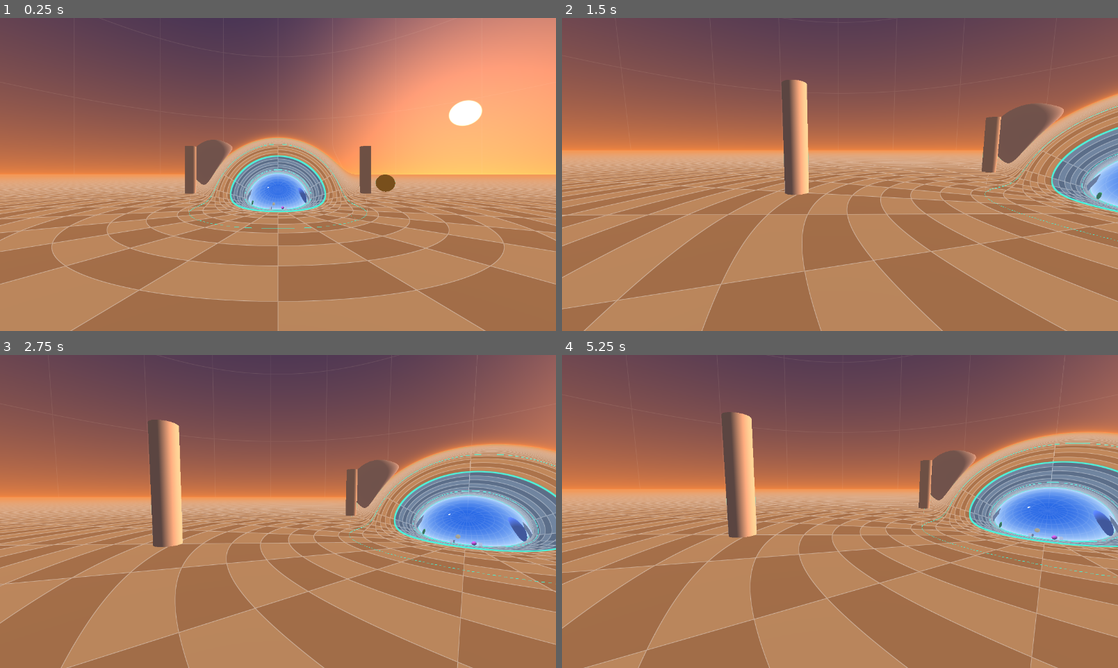
Above: before the commit, frames 1-4 (two rows, left to right).
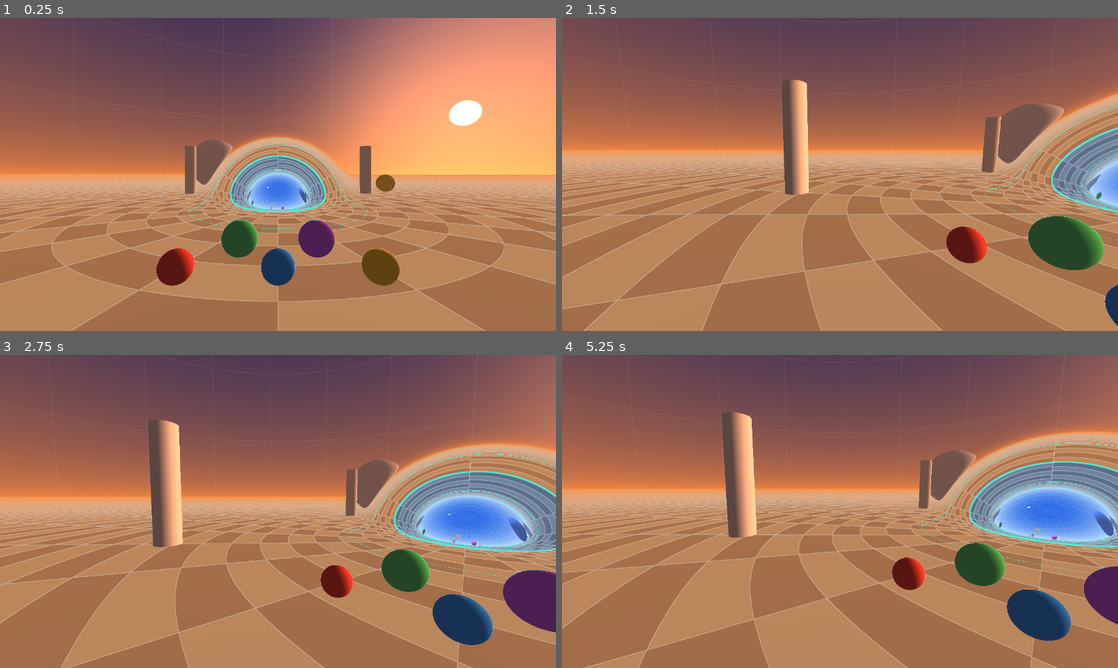
Above: after the commit, the same moments.

Repository: pomid0rko0/steam-frame-wromhole
Game: Godot game, scene res://main.tscn
The game is run twice, just before and just after one commit, with the same random seed, the same clock (stepped at 60 frames per second) and the same inputs.
Inputs (mouse positions are in pixels of both pictures, inside the frame that each line leads up to):
- Up to frame 1 (0.25 s): no input
- Up to frame 2 (1.5 s): tap Enter at 0.5 s; move the mouse to (962, 158) at 0.52 s; click (962, 158) at 0.67 s; tap Space at 1.25 s; move the mouse to (812, 174) at 1.27 s
- Up to frame 3 (2.75 s): tap Enter at 2 s; move the mouse to (289, 505) at 2.02 s
- Up to frame 4 (5.25 s): tap Space at 2.75, 4.25 s; move the mouse to (834, 517) at 2.77 s; tap Enter at 3.5 s; move the mouse to (878, 514) at 3.52 s; move the mouse to (795, 508) at 4.27 s; move the mouse to (845, 511) at 5.02 s

The runs differ from the first frame. In frame 1, 3.1% of the frame differs, in the area x 28-72%, y 64-86%; in frame 2, 2.7%; in frame 3, 4.2%, in the area x 57-100%, y 62-93%; in frame 4, 3.8%.

Commit message:
Balls with physics in the curved space
Moved onto main: it never needed the refresh-rate panel under it.

godot/ball_world.gd (BallWorld): a ball is a point (l, n) with a velocity and
a radius, drawn by the shader as the points within that chord distance in
R^4, the same definition of an object as the 4D SDF.

- free motion along geodesics plus an explicit field -g grad H, H = r(l) n_z:
  ordinary gravity in both flat universes, its smooth continuation in the
  throat (WormholeSpace.dynamics_step, height, height_grad, project)
- floor bounce, rolling resistance, ball-ball collisions with normals moved
  into each ball's tangent space, hits on the flat worlds' pillars, spheres
  and boxes
- main spawns five balls on the floor in front of the wormhole; the stereo
  check and the ball tests switch the simulation off (physics = false)
- tests/physics_test.gd: rest stays rest, energy conserved through the
  throat, a rolled ball crosses into universe B and stays on the floor,
  momentum and restitution in a collision

Not checked in the headset.

Co-Authored-By: Claude Opus 5.5 <noreply@anthropic.com>
Claude-Session: https://claude.ai/code/session_01Svo81SYDtvkpLFUuTzuvuc
Claude-Session: https://claude.ai/code/session_01Wt86m4dW67tq47J29zezFu

Diff:
--- /dev/null
+++ b/godot/ball_world.gd
@@ -0,0 +1,191 @@
+class_name BallWorld
+extends RefCounted
+## Balls moving through the wormhole space.
+##
+## A ball is a point (l, n) with velocity U = (U_l, u) and a radius. Free motion follows
+## geodesics (zero redshift: no gravity from the metric itself) plus an explicit field
+## pulling toward the floor, -g grad H with H = r(l) n_z, which is ordinary uniform gravity
+## in both flat universes. Collisions use chord distances in R^4, the same definition of a
+## ball the shader renders: the points within `radius` of the centre, measured in R^4.
+
+const GRAVITY := 9.81
+const DT := 1.0 / 180.0
+const RESTITUTION_FLOOR := 0.55
+const RESTITUTION_BALL := 0.85
+const ROLLING_RESISTANCE := 0.02     # rolling friction coefficient: deceleration 0.02 g on the floor
+const MAX_BALLS := 8
+const WORLD_RADIUS := 40.0           # chart radius of an invisible wall that keeps balls nearby
+
+var space: WormholeSpace
+var scene: Dictionary
+var balls: Array = []                # Dictionary: l, n, U, radius, color, held (StringName or &"")
+var _acc := 0.0
+
+
+func _init(p_space: WormholeSpace, p_scene: Dictionary) -> void:
+	space = p_space
+	scene = p_scene
+
+
+func add(l: float, n: Vector3, U: Vector4, radius: float, color: Color) -> Dictionary:
+	if balls.size() >= MAX_BALLS:
+		balls.pop_front()
+	var b := {"l": l, "n": n, "U": U, "radius": radius, "color": color, "held": &""}
+	balls.append(b)
+	return b
+
+
+## Advance by delta seconds with fixed substeps. hands: Array of {l, n, U, radius} (kinematic).
+func step(delta: float, hands: Array) -> void:
+	_acc = minf(_acc + delta, 0.1)
+	while _acc >= DT:
+		_acc -= DT
+		for b in balls:
+			if b["held"] != &"":
+				continue
+			var s := space.dynamics_step(b["l"], b["n"], b["U"], DT, GRAVITY)
+			b["l"] = s[0]
+			b["n"] = s[1]
+			b["U"] = s[2]
+			_floor(b)
+			_statics(b)
+		for i in balls.size():
+			for j in range(i + 1, balls.size()):
+				_pair(balls[i], balls[j], RESTITUTION_BALL)
+		for hand in hands:
+			for b in balls:
+				if b["held"] == &"":
+					_push(b, hand)
+
+
+## Signed chord distance between the surfaces of two balls (negative: overlap).
+func gap(a: Dictionary, b: Dictionary) -> float:
+	return (space.embed(a["l"], a["n"]) - space.embed(b["l"], b["n"])).length() - a["radius"] - b["radius"]
+
+
+func _floor(b: Dictionary) -> void:
+	var H := space.height(b["l"], b["n"])
+	var rad: float = b["radius"]
+	if H >= rad:
+		return
+	var g := space.height_grad(b["l"], b["n"])
+	var gl := g.length()
+	var N := g / gl
+	var U: Vector4 = b["U"]
+	var vn := U.dot(N)
+	if vn < 0.0:
+		U -= (1.0 + RESTITUTION_FLOOR) * vn * N
+		if absf(vn) < 0.6:
+			U -= U.dot(N) * N               # settle instead of micro-bouncing
+	var Ut := U - U.dot(N) * N
+	var speed := Ut.length()
+	if speed > 0.0:
+		U -= Ut * (minf(ROLLING_RESISTANCE * GRAVITY * DT, speed) / speed)
+	b["U"] = U
+	_move(b, N, (rad - H) / gl)
+
+
+func _statics(b: Dictionary) -> void:
+	var l: float = b["l"]
+	if absf(l) < space.L:
+		return                               # static objects live in the flat universes only
+	var side := signf(l)
+	var x := space.chart_position(l, b["n"])
+	var rad: float = b["radius"]
+	var normal := Vector3.ZERO
+	var depth := 0.0
+	var spheres: Array = scene["spheres_A"] if side > 0.0 else scene["spheres_B"]
+	for s in spheres:
+		var d := x - Vector3(s[0], s[1], s[2])
+		var pen: float = s[3] + rad - d.length()
+		if pen > depth:
+			depth = pen
+			normal = d.normalized()
+	if side > 0.0:
+		for p in scene["pillars_A"]:
+			# closest point of a solid vertical cylinder (radius p[2], height p[3])
+			var cxy := Vector2(x.x - p[0], x.y - p[1]).limit_length(p[2]) + Vector2(p[0], p[1])
+			var q := Vector3(cxy.x, cxy.y, clampf(x.z, 0.0, p[3]))
+			var d := x - q
+			var pen: float = rad - d.length()
+			if pen > depth and d.length() > 1e-6:
+				depth = pen
+				normal = d.normalized()
+	else:
+		for bx in scene["boxes_B"]:
+			var c := Vector3(bx[0], bx[1], bx[2])
+			var hs := Vector3(bx[3], bx[3], bx[3])
+			var q := x.clamp(c - hs, c + hs)
+			var d := x - q
+			var pen: float = rad - d.length()
+			if pen > depth and d.length() > 1e-6:
+				depth = pen
+				normal = d.normalized()
+	var cr := x.length()
+	if cr > WORLD_RADIUS - rad:
+		var pen := cr - (WORLD_RADIUS - rad)
+		if pen > depth:
+			depth = pen
+			normal = -x / cr
+	if depth <= 0.0:
+		return
+	var N := WormholeSpace.vector_from_chart(side, b["n"], normal)
+	var U: Vector4 = b["U"]
+	var vn := U.dot(N)
+	if vn < 0.0:
+		U -= (1.0 + RESTITUTION_BALL) * vn * N
+	b["U"] = U
+	_move(b, N, depth)
+
+
+func _pair(a: Dictionary, b: Dictionary, e: float) -> void:
+	var Ea := space.embed(a["l"], a["n"])
+	var Eb := space.embed(b["l"], b["n"])
+	var D := Eb - Ea
+	var dist := D.length()
+	var pen: float = a["radius"] + b["radius"] - dist
+	if pen <= 0.0 or dist < 1e-6:
+		return
+	var Na := space.project(a["l"], a["n"], D).normalized()      # at a, toward b
+	var Nb := space.project(b["l"], b["n"], -D).normalized()     # at b, toward a
+	var ma: float = pow(a["radius"], 3.0) if a["held"] == &"" else 1e9
+	var mb: float = pow(b["radius"], 3.0) if b["held"] == &"" else 1e9
+	var Ua: Vector4 = a["U"]
+	var Ub: Vector4 = b["U"]
+	var approach := Ua.dot(Na) + Ub.dot(Nb)
+	if approach > 0.0:
+		var j := (1.0 + e) * approach / (1.0 / ma + 1.0 / mb)
+		a["U"] = Ua - (j / ma) * Na
+		b["U"] = Ub - (j / mb) * Nb
+	var wa := mb / (ma + mb)
+	if a["held"] == &"":
+		_move(a, -Na, pen * wa)
+	if b["held"] == &"":
+		_move(b, -Nb, pen * (1.0 - wa))
+
+
+## A hand (kinematic sphere) pushing a free ball.
+func _push(b: Dictionary, hand: Dictionary) -> void:
+	var Eb := space.embed(b["l"], b["n"])
+	var Eh := space.embed(hand["l"], hand["n"])
+	var D := Eb - Eh
+	var dist := D.length()
+	var pen: float = b["radius"] + hand["radius"] - dist
+	if pen <= 0.0 or dist < 1e-6:
+		return
+	var Nb := space.project(b["l"], b["n"], D).normalized()      # at the ball, away from the hand
+	var Nh := space.project(hand["l"], hand["n"], D).normalized()
+	var Ub: Vector4 = b["U"]
+	var rel: float = hand["U"].dot(Nh) - Ub.dot(Nb)
+	if rel > 0.0:
+		b["U"] = Ub + (1.0 + RESTITUTION_BALL) * rel * Nb
+	_move(b, Nb, pen)
+
+
+func _move(b: Dictionary, dir: Vector4, dist: float) -> void:
+	if dist <= 0.0:
+		return
+	var res := space.geodesic(b["l"], b["n"], dir.normalized(), dist, [b["U"]])
+	b["l"] = res[0]
+	b["n"] = res[1]
+	b["U"] = res[2][0]
--- a/godot/main.gd
+++ b/godot/main.gd
@@ -1,7 +1,8 @@
 extends Node3D
-## Real-time wormhole for VR: walking in the room is the only way to move. Every pixel is ray
-## traced along a geodesic of the wormhole space in the shader; this script tracks where the
-## viewer is in that curved space.
+## Real-time wormhole for VR: walking in the room is the only way to move; balls roll and
+## bounce through the wormhole (ball_world.gd). Every pixel is ray traced along a geodesic of
+## the wormhole space in the shader; this script tracks where the viewer and the balls are in
+## that curved space.
 ##
 ## Body model: the feet stay on the floor (the totally geodesic equatorial surface
 ## n.z = 0). Physical movement in the play space moves the feet along floor geodesics,
@@ -23,6 +24,8 @@
 
 var space := WormholeSpace.new(THROAT_RADIUS, HALF_LENGTH, FILLET)
 var scene: Dictionary = JSON.parse_string(FileAccess.get_file_as_string("res://scene.json"))
+var world := BallWorld.new(space, scene)
+var physics := true             # simulate and draw the balls; the stereo check and tests draw their own
 var xr: XRInterface
 var xr_name := "OpenXR"        # tests use "Native mobile": Godot's own stereo renderer, same multiview path
 var in_xr := false
@@ -91,6 +94,8 @@
 	_build_overlay()
 	if show_check:
 		_add_check()
+	if physics:
+		_spawn_initial_balls()
 
 
 ## Put the feet at chart position pos (z = 0) on the given side, looking along forward.
@@ -125,7 +130,7 @@
 		camera.basis = Basis.from_euler(Vector3(desktop_pitch, desktop_yaw, 0.0))
 
 
-func _process(_delta: float) -> void:
+func _process(delta: float) -> void:
 	if await_pose and not camera.transform.is_equal_approx(Transform3D.IDENTITY):
 		# the first tracked pose: face the start direction from where the head actually is
 		await_pose = false
@@ -148,6 +153,39 @@
 	material.set_shader_parameter("head_n", hp[1])
 	material.set_shader_parameter("head_f", PackedVector4Array(hp[2]))
 	material.set_shader_parameter("head_pos", head.origin)
+	if physics:
+		world.step(delta, [])
+		_upload_balls()
+
+
+const BALL_COLORS := [Color(0.92, 0.25, 0.2), Color(0.2, 0.6, 0.95), Color(0.98, 0.8, 0.2),
+		Color(0.3, 0.85, 0.4), Color(0.75, 0.35, 0.9), Color(0.95, 0.55, 0.15)]
+
+
+## Five balls resting on the floor between the start and the wormhole.
+func _spawn_initial_balls() -> void:
+	var spots := [Vector2(7.0, -1.5), Vector2(7.0, 0.0), Vector2(7.0, 1.5), Vector2(6.0, -0.75), Vector2(6.0, 0.75)]
+	for i in spots.size():
+		var rad := 0.25 if i < 3 else 0.35
+		var p := space.point_from_chart(1.0, Vector3(spots[i].x, spots[i].y, rad))
+		world.add(p[0], p[1], Vector4.ZERO, rad, BALL_COLORS[i % BALL_COLORS.size()])
+
+
+## Every ball the shader draws: centre as a point of R^4 and radius (chord distance in R^4).
+func _upload_balls() -> void:
+	var pos := PackedVector4Array()
+	var col := PackedVector4Array()
+	for b in world.balls:
+		pos.append(space.embed(b["l"], b["n"]))
+		var c: Color = b["color"]
+		col.append(Vector4(c.r, c.g, c.b, b["radius"]))
+	var count := pos.size()
+	while pos.size() < 12:
+		pos.append(Vector4.ZERO)
+		col.append(Vector4.ZERO)
+	material.set_shader_parameter("wh_ball", pos)
+	material.set_shader_parameter("wh_ballCol", col)
+	material.set_shader_parameter("wh_nBall", count)
 
 
 ## Move the feet along the floor by a play-space displacement (x, z).
@@ -192,6 +230,8 @@
 ## draws: on the white lines of the flat floor and as a grid on three red balls. With one eye
 ## closed, green must lie exactly on white / on red; two separate grids mean wrong stereo.
 func _add_check() -> void:
+	physics = false                 # the check's red balls take the shader's ball slots
+	world.balls.clear()
 	var floor_mat := ShaderMaterial.new()
 	floor_mat.shader = load("res://shaders/check_grid.gdshader")
 	floor_mat.set_shader_parameter("rout", space.Rout)
--- a/godot/tests/desktop_sphere.gd
+++ b/godot/tests/desktop_sphere.gd
@@ -16,6 +16,7 @@
 	main = load("res://main.tscn").instantiate()
 	main.xr_name = "none"
 	main.show_check = false   # its balls and grids would cover the test balls
+	main.physics = false            # this test draws its own balls
 	root.add_child(main)
 
 
--- a/godot/tests/multiview_hmd.gd
+++ b/godot/tests/multiview_hmd.gd
@@ -32,6 +32,7 @@
 	main = load("res://main.tscn").instantiate()
 	main.xr_name = "FakeHMD"
 	main.show_check = false   # its balls and grids would cover the test balls
+	main.physics = false            # this test draws its own balls
 	root.add_child(main)
 
 
--- a/godot/tests/multiview_sphere.gd
+++ b/godot/tests/multiview_sphere.gd
@@ -27,6 +27,7 @@
 	main = load("res://main.tscn").instantiate()
 	main.xr_name = "Native mobile"
 	main.show_check = false   # its balls and grids would cover the test balls
+	main.physics = false            # this test draws its own balls
 	root.add_child(main)
 
 
--- /dev/null
+++ b/godot/tests/physics_test.gd
@@ -0,0 +1,100 @@
+extends SceneTree
+## Ball physics checks (desktop, run with --fixed-fps 60), exit status 1 on any failure:
+##   godot --path . --fixed-fps 60 -s res://tests/physics_test.gd [-- shot.png]
+## 1. balls placed on the floor stay at rest
+## 2. energy 1/2|U|^2 + g H is conserved in free flight through the curved throat
+## 3. a ball rolled toward the wormhole crosses into universe B and stays on the floor
+## 4. two balls collide and conserve momentum along the line of centres (flat region)
+## Then, with a screenshot path given, saves one with a ball inside the throat.
+
+var main: Node3D
+var frames := 0
+var fails := 0
+var flier: Dictionary
+var roller: Dictionary
+var e0 := 0.0
+var emax := 0.0
+var flying := true
+
+
+func _initialize() -> void:
+	main = load("res://main.tscn").instantiate()
+	root.add_child(main)
+
+
+func _check(name: String, ok: bool, detail: String) -> void:
+	print(("PASS " if ok else "FAIL ") + name + "  " + detail)
+	if not ok:
+		fails += 1
+
+
+func _energy(b: Dictionary) -> float:
+	var U: Vector4 = b["U"]
+	return 0.5 * U.dot(U) + BallWorld.GRAVITY * main.space.height(b["l"], b["n"])
+
+
+func _process(_delta: float) -> bool:
+	frames += 1
+	var sp: WormholeSpace = main.space
+	var w: BallWorld = main.world
+	if frames == 150:
+		# 1: the initial balls are still at rest on the floor after 2.5 s
+		var worst_v := 0.0
+		var worst_h := 0.0
+		for b in w.balls:
+			worst_v = maxf(worst_v, b["U"].length())
+			worst_h = maxf(worst_h, absf(sp.height(b["l"], b["n"]) - b["radius"]))
+		_check("balls at rest stay at rest", worst_v < 0.05 and worst_h < 0.01, "max speed %.4f m/s, max |H - radius| %.4f m" % [worst_v, worst_h])
+		w.balls.clear()
+		# 2: a ball flying through the throat without touching anything (no floor contact: high up)
+		var p := sp.point_from_chart(1.0, Vector3(9.0, 0.3, 2.2))
+		var d := WormholeSpace.vector_from_chart(1.0, p[1], Vector3(-1.0, 0.0, 0.45).normalized())
+		flier = w.add(p[0], p[1], 9.0 * d, 0.2, Color.WHITE)
+		e0 = _energy(flier)
+		# 3: a ball rolling along the floor straight into the wormhole
+		var q := sp.point_from_chart(1.0, Vector3(9.0, -0.6, 0.3))
+		roller = w.add(q[0], q[1], 7.0 * WormholeSpace.vector_from_chart(1.0, q[1], Vector3(-1.0, 0.0, 0.0)), 0.3, Color.WHITE)
+	if frames > 150 and frames < 330 and flying:
+		# until its first contact with the floor the flier is in free flight
+		if sp.height(flier["l"], flier["n"]) < flier["radius"] + 0.02:
+			flying = false
+		else:
+			emax = maxf(emax, absf(_energy(flier) - e0))
+	if frames == 330:
+		_check("energy conserved in free flight", emax < 1e-4 * absf(e0), "max |dE| %.7f of E %.3f, flier reached l = %.2f" % [emax, e0, flier["l"]])
+		_check("rolling ball went through to universe B", roller["l"] < -sp.L, "l = %.2f (shell |l| < %.2f)" % [roller["l"], sp.L])
+		_check("rolling ball stays on the floor", absf(sp.height(roller["l"], roller["n"]) - roller["radius"]) < 0.02, "H - radius = %.4f" % (sp.height(roller["l"], roller["n"]) - roller["radius"]))
+		# 4: head-on collision in mid-air (flat A): horizontal momentum conserved, e = 0.85
+		w.balls.clear()
+		var a := sp.point_from_chart(1.0, Vector3(12.0, 4.0, 2.0))
+		var c := sp.point_from_chart(1.0, Vector3(13.0, 4.0, 2.0))
+		var ba := w.add(a[0], a[1], 3.0 * WormholeSpace.vector_from_chart(1.0, a[1], Vector3(1, 0, 0)), 0.25, Color.WHITE)
+		var bc := w.add(c[0], c[1], Vector4.ZERO, 0.25, Color.WHITE)
+		for i in 18:
+			w.step(1.0 / 60.0, [])
+		var va: Vector3 = _chart_vel(ba)
+		var vc: Vector3 = _chart_vel(bc)
+		var e := BallWorld.RESTITUTION_BALL
+		_check("collision: momentum and restitution", absf(va.x + vc.x - 3.0) < 1e-3 and absf(vc.x - va.x - 3.0 * e) < 1e-2,
+				"p %.4f (3.0), separation speed %.4f (%.4f)" % [va.x + vc.x, vc.x - va.x, 3.0 * e])
+		# a ball inside the throat for the screenshot
+		w.balls.clear()
+		main._spawn_initial_balls()
+		var t := sp.point_from_chart(1.0, Vector3(5.0, 0.4, 0.3))
+		var tb := w.add(t[0], t[1], Vector4.ZERO, 0.3, Color(0.2, 0.9, 0.9))
+		tb["l"] = 1.0
+		tb["n"] = Vector3(1.0, 0.13, 0.1).normalized()
+		tb["held"] = &"test"
+	if frames == 336:
+		if OS.get_cmdline_user_args().size() > 0:
+			root.get_texture().get_image().save_png(OS.get_cmdline_user_args()[0])
+		print("FAILURES: ", fails)
+		quit(1 if fails > 0 else 0)
+		return false
+	return false
+
+
+func _chart_vel(b: Dictionary) -> Vector3:
+	var U: Vector4 = b["U"]
+	var n: Vector3 = b["n"]
+	return U.x * n + Vector3(U.y, U.z, U.w)   # flat A chart
--- a/godot/wormhole_space.gd
+++ b/godot/wormhole_space.gd
@@ -149,10 +149,39 @@
 	return signf(l) * (h - fillet + fillet * sin(_theta(al)))
 
 
+## dw/dl (even in l); together with dr/dl it is the unit tangent of the profile curve.
+func dw(l: float) -> float:
+	var al := absf(l)
+	if al >= L:
+		return 0.0
+	if al <= Lc:
+		return 1.0
+	return cos(_theta(al))
+
+
 ## The point (l, n) as a point of R^4.
 func embed(l: float, n: Vector3) -> Vector4:
 	var p := r(l) * n
 	return Vector4(p.x, p.y, p.z, w(l))
+
+
+## A vector of R^4 projected onto the tangent space at (l, n), in the (U_l, u) representation.
+func project(l: float, n: Vector3, D: Vector4) -> Vector4:
+	var dx := Vector3(D.x, D.y, D.z)
+	var rad := dx.dot(n)
+	var u := dx - rad * n
+	return Vector4(dr(l) * rad + dw(l) * D.w, u.x, u.y, u.z)
+
+
+## Height above the floor, H = r(l) n_z: exactly the chart height z in both flat universes,
+## extended smoothly through the throat. Its gradient (r' n_z, e_z - n_z n) has length 1 on the floor.
+func height(l: float, n: Vector3) -> float:
+	return r(l) * n.z
+
+
+func height_grad(l: float, n: Vector3) -> Vector4:
+	var u := Vector3(0.0, 0.0, 1.0) - n.z * n
+	return Vector4(dr(l) * n.z, u.x, u.y, u.z)
 
 
 ## Chart side and chart position of a point in a flat region.
@@ -161,3 +190,22 @@
 	if l < 0.0:
 		x.x = -x.x
 	return x
+
+
+## One RK4 step of free motion under the field g = -grav * grad H (geodesic + force).
+func dynamics_step(l: float, n: Vector3, U: Vector4, dt: float, grav: float) -> Array:
+	var f := func(ll: float, nn: Vector3, UU: Vector4) -> Array:
+		var rr := r(ll)
+		var k := dr(ll) / rr
+		var v := Vector3(UU.y, UU.z, UU.w)
+		var du := -k * UU.x * v - (v.dot(v) / rr) * nn
+		var a := Vector4(k * v.dot(v), du.x, du.y, du.z) - grav * height_grad(ll, nn)
+		return [UU.x, v / rr, a]
+	var k1: Array = f.call(l, n, U)
+	var k2: Array = f.call(l + 0.5 * dt * k1[0], n + 0.5 * dt * k1[1], U + 0.5 * dt * k1[2])
+	var k3: Array = f.call(l + 0.5 * dt * k2[0], n + 0.5 * dt * k2[1], U + 0.5 * dt * k2[2])
+	var k4: Array = f.call(l + dt * k3[0], n + dt * k3[1], U + dt * k3[2])
+	var nl: float = l + dt / 6.0 * (k1[0] + 2.0 * k2[0] + 2.0 * k3[0] + k4[0])
+	var nn: Vector3 = (n + dt / 6.0 * (k1[1] + 2.0 * k2[1] + 2.0 * k3[1] + k4[1])).normalized()
+	var nU: Vector4 = U + dt / 6.0 * (k1[2] + 2.0 * k2[2] + 2.0 * k3[2] + k4[2])
+	return [nl, nn, tangent(nn, nU)]
Not shown, added: godot/ball_world.gd.uid
Not shown, added: godot/tests/physics_test.gd.uid
Not shown, changed: README.md
